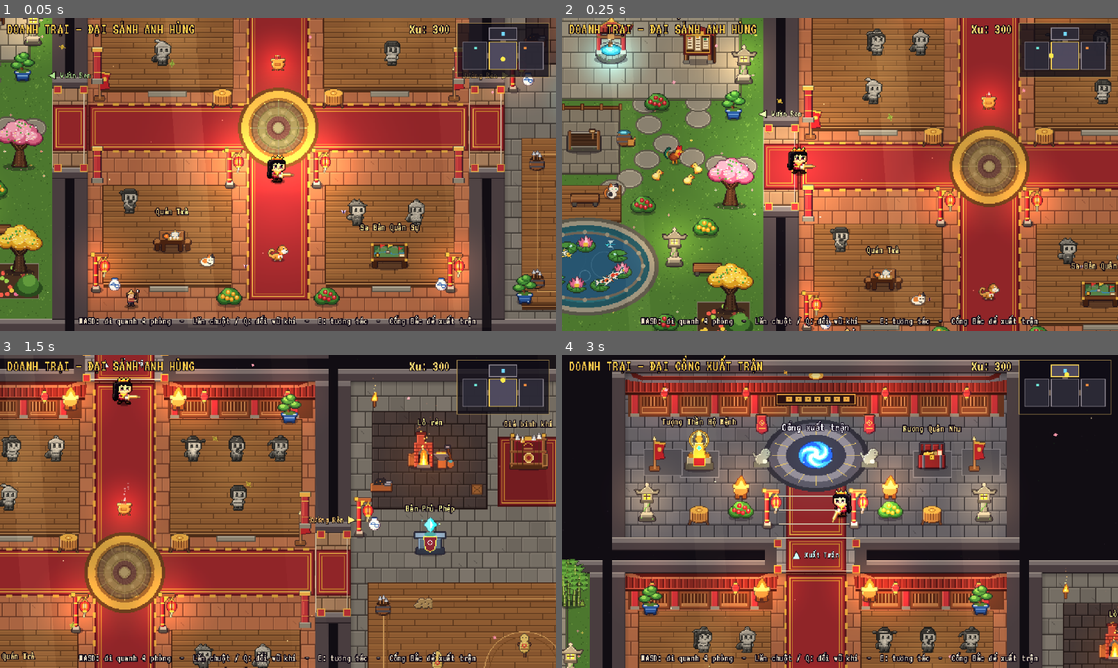
Above: before the commit, frames 1-4 (two rows, left to right).
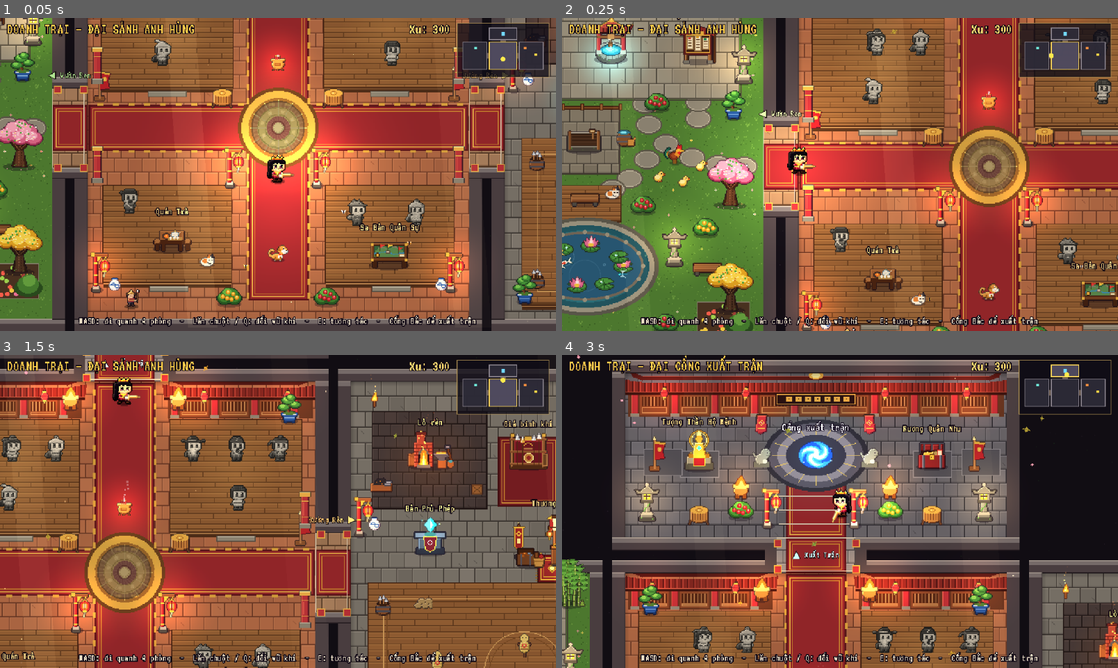
Above: after the commit, the same moments.

Repository: Anhle26-per/anh-hung-dat-viet
Game: Godot game, scene res://tests/lobby_rooms_test.tscn
Two runs of this game, one before a commit and one after it. Both use one fixed random seed, a clock stepped at 60 frames per second and the inputs below. This scene is started directly instead of the project's main scene.
Inputs (mouse positions are in pixels of both pictures, inside the frame that each line leads up to):
- Up to frame 1 (0.05 s): no input
- Up to frame 2 (0.25 s): no input
- Up to frame 3 (1.5 s): tap Enter at 0.5 s; move the mouse to (400, 495) at 0.52 s; hold D (move_right) 0.53-1.25 s; hold J (attack) 0.53-1.25 s; click (400, 495) at 0.67 s; drag from (166, 527) to (250, 574) at 1.27 s
- Up to frame 4 (3 s): move the mouse to (895, 442) at 2.02 s; hold D (move_right) 2.03-2.75 s; hold Q (swap_weapon) 2.03-2.75 s; click "Đóng" at 2.75 s

The runs differ from the first frame. In frame 1, less than 0.1% of the frame differs, in the area x 8-97%, y 5-92%; in frame 2, 1.3%, in the area x 0-97%, y 3-100%; in frame 3, 1.1%; in frame 4, 0.3%.

Commit message:
v1.2.7: thuong nhan nguyen lieu & goc gian hang trang tri phong binh khi

Diff:
--- a/scripts/data/version.gd
+++ b/scripts/data/version.gd
@@ -1,8 +1,8 @@
 extends RefCounted
 ## Thông tin phiên bản đóng gói sẵn trong tệp .pck gốc và địa chỉ GitHub Releases.
 
-const VERSION := "1.2.6"
-const BUILD := 126
+const VERSION := "1.2.7"
+const BUILD := 127
 const MIN_ENGINE := "4.7.2"
 const REPO := "Anhle26-per/anh-hung-dat-viet"
 const MANIFEST_URL := "https://github.com/Anhle26-per/anh-hung-dat-viet/releases/latest/download/version.json"
--- a/scripts/game/lobby.gd
+++ b/scripts/game/lobby.gd
@@ -46,6 +46,8 @@
 var garden_watered: bool = false
 var pet_gifts: Dictionary = {}
 var koi_fed: bool = false
+var merchant_deal: String = ""
+var merchant_bundle_bought: bool = false
 var _hero_npcs := {}
 var _animal_nodes: Dictionary = {}
 var _pet_stations: Array = []
@@ -57,6 +59,7 @@
 var _sway_t: float = 0.0
 var _well_pos := Vector2(245, 345)
 var _forge_pos := Vector2(1032, 345)
+var _mat_shop_pos := Vector2(1204, 452)
 
 
 func _ready() -> void:
@@ -68,6 +71,8 @@
 	var dark := CanvasModulate.new()
 	dark.color = Color(0.96, 0.93, 0.88)
 	add_child(dark)
+	var deal_pool: Array = preload("res://scripts/data/materials.gd").ORDER
+	merchant_deal = str(deal_pool[randi() % deal_pool.size()])
 	_build_room()
 	_decorate()
 	var secret_unlocked: bool = false
@@ -335,7 +340,31 @@
 	_prop("world/prop_coal_pile.png", Vector2(976, 372), Vector2(0, -4))
 	_decor("crate", Vector2(1086, 378))
 	_decor("pot", Vector2(968, 418))
-	_prop("world/prop_flag_stand.png", Vector2(1290, 422), Vector2(0, -10))
+	_prop("world/prop_flag_stand.png", Vector2(1300, 480), Vector2(0, -10))
+	# Góc trang trí tỉ mỉ cho Gian Hàng Thương Nhân Nguyên Liệu (phải Bàn Phù Phép)
+	var shop_carpet := _prop("world/shop_mat_carpet.png", Vector2(1204, 466))
+	shop_carpet.z_index = -1
+	_anim_prop("world/shop_banner.png", 24, 48, 4.5, Vector2(1134, 434), Color.TRANSPARENT)
+	_prop("world/shop_ore_crates.png", Vector2(1148, 462), Vector2(0, -10))
+	_anim_prop("world/shop_gem_rack.png", 32, 44, 4.0, Vector2(1264, 446), Color(0.45, 0.95, 0.88))
+	var shop_motes := CPUParticles2D.new()
+	shop_motes.position = Vector2(1264, 434)
+	shop_motes.amount = 8
+	shop_motes.lifetime = 1.6
+	shop_motes.direction = Vector2.UP
+	shop_motes.spread = 28.0
+	shop_motes.gravity = Vector2(0, -14)
+	shop_motes.initial_velocity_min = 4.0
+	shop_motes.initial_velocity_max = 10.0
+	shop_motes.scale_amount_min = 1.0
+	shop_motes.scale_amount_max = 1.8
+	var smg := Gradient.new()
+	smg.set_color(0, Color(0.55, 1.0, 0.85, 0.9))
+	smg.set_color(1, Color(0.95, 0.72, 1.0, 0.0))
+	shop_motes.color_ramp = smg
+	shop_motes.material = Art.additive()
+	shop_motes.z_index = 4
+	world.add_child(shop_motes)
 	for bp in [Vector2(978, 514), Vector2(1284, 514), Vector2(978, 650), Vector2(1284, 650)]:
 		_prop("world/prop_weapon_barrel.png", bp, Vector2(0, -6))
 	_prop("world/sandbag.png", Vector2(1024, 506))
@@ -539,6 +568,17 @@
 	el.position = Vector2(1032, 434)
 	world.add_child(el)
 
+	# Xưởng Rèn (đông): Thương Nhân Nguyên Liệu
+	var shop_spr := AnimatedSprite2D.new()
+	shop_spr.sprite_frames = Art.strip("world/lobby_mat_shop.png", 84, 68, 4.5, true)
+	shop_spr.play("play")
+	shop_spr.position = Vector2(0, -18)
+	var shop_st := _add_station("mat_merchant", "", "Thương Nhân Nguyên Liệu", "Mua bán & Đổi nguyên liệu", _mat_shop_pos, shop_spr, -58.0)
+	shop_st.radius = 36.0
+	var slt := Art.light(Color(1.0, 0.78, 0.38), 1.25, 0.85)
+	slt.position = _mat_shop_pos + Vector2(0, -18)
+	world.add_child(slt)
+
 	# Đại Cổng Xuất Trận (bắc): Tượng Thần Hộ Mệnh & Rương Quân Nhu
 	var shrine_st := _add_station("shrine", "", "Tượng Thần Hộ Mệnh", "Cầu thần phúc xuất trận", Vector2(546, 128), _sprite("world/lobby_shrine.png", Vector2(0, -18)), -48.0)
 	shrine_st.radius = 28.0
@@ -671,6 +711,8 @@
 			ui.open_garden()
 		"enchant":
 			ui.open_enchant()
+		"mat_merchant":
+			ui.open_mat_merchant()
 		"shrine":
 			ui.open_shrine()
 		"supply":
--- a/scripts/ui/lobby_ui.gd
+++ b/scripts/ui/lobby_ui.gd
@@ -49,9 +49,10 @@
 			var fill := Color(0.32, 0.3, 0.38, 0.95) if active else Color(0.18, 0.17, 0.22, 0.92)
 			draw_rect(mr, fill)
 			draw_rect(mr, Color(1.0, 0.85, 0.35) if active else Color(0.55, 0.52, 0.56), false, 1.0)
-		# Điểm mốc: Cổng Bắc (xanh dương), Lò Rèn (cam), Giếng Ước (ngọc)
+		# Điểm mốc: Cổng Bắc (xanh dương), Lò Rèn (cam), Giếng Ước (ngọc), Shop Nguyên Liệu (vàng)
 		draw_rect(Rect2(ox + 680 * sx - 2, oy + 115 * sy - 2, 4, 4), Color(0.45, 0.85, 1.0))
 		draw_rect(Rect2(ox + 1032 * sx - 1.5, oy + 345 * sy - 1.5, 3, 3), Color(1.0, 0.58, 0.25))
+		draw_rect(Rect2(ox + 1204 * sx - 1.5, oy + 452 * sy - 1.5, 3, 3), Color(1.0, 0.84, 0.28))
 		draw_rect(Rect2(ox + 245 * sx - 1.5, oy + 345 * sy - 1.5, 3, 3), Color(0.45, 0.95, 0.88))
 		# Chấm vị trí người chơi
 		var dp := Vector2(ox + ppos.x * sx, oy + ppos.y * sy)
@@ -1513,3 +1514,208 @@
 	b_feed.disabled = fed
 	box.add_child(UI.center(b_feed))
 	_end(box)
+
+
+# ------------------------------------------------------------------ Thương Nhân Nguyên Liệu
+
+const MAT_SHOP_PRICES: Dictionary = {
+	"dong": {"buy1": 10, "buy5": 42, "sell1": 5},
+	"sat": {"buy1": 12, "buy5": 50, "sell1": 6},
+	"go_lim": {"buy1": 12, "buy5": 50, "sell1": 6},
+	"hoa_duoc": {"buy1": 15, "buy5": 65, "sell1": 8},
+	"yeu_hon": {"buy1": 28, "buy5": 120, "sell1": 14},
+	"ngoc_than": {"buy1": 55, "buy5": 240, "sell1": 28},
+}
+
+
+func _mat_buy_price(mid: String, qty: int) -> int:
+	var pdict: Dictionary = MAT_SHOP_PRICES.get(mid, {})
+	var base: int = int(pdict.get("buy5" if qty >= 5 else "buy1", 10))
+	if lobby != null and str(lobby.merchant_deal) == mid:
+		return maxi(1, int(ceil(float(base) * 0.7)))
+	return base
+
+
+func open_mat_merchant(tab: String = "buy", last_msg: String = "") -> void:
+	var box := _begin("Thương Nhân Nguyên Liệu")
+	box.add_theme_constant_override("separation", 2 if tab == "trade" else 3)
+
+	var tabs := HBoxContainer.new()
+	tabs.alignment = BoxContainer.ALIGNMENT_CENTER
+	tabs.add_theme_constant_override("separation", 8)
+	box.add_child(tabs)
+	var b_buy := UI.button("Mua nguyên liệu", open_mat_merchant.bind("buy", ""), 13, 150.0)
+	b_buy.disabled = (tab == "buy")
+	var b_trade := UI.button("Bán & Gói ưu đãi", open_mat_merchant.bind("trade", ""), 13, 155.0)
+	b_trade.disabled = (tab == "trade")
+	tabs.add_child(b_buy)
+	tabs.add_child(b_trade)
+
+	# Thanh kho xu + 6 nguyên liệu
+	var inv := HBoxContainer.new()
+	inv.alignment = BoxContainer.ALIGNMENT_CENTER
+	inv.add_theme_constant_override("separation", 8)
+	box.add_child(inv)
+	inv.add_child(UI.label("Xu: %d" % Global.coins, 12, Color(1.0, 0.88, 0.45)))
+	for mid in MaterialData.ORDER:
+		var md: Dictionary = MaterialData.DATA[mid]
+		var cell := HBoxContainer.new()
+		cell.add_theme_constant_override("separation", 2)
+		cell.add_child(_mat_icon(str(mid), 11.0))
+		var cnt: int = Global.material_count(str(mid))
+		cell.add_child(UI.label(str(cnt), 12, md.color if cnt > 0 else Color(0.55, 0.55, 0.55)))
+		inv.add_child(cell)
+
+	var deal_id: String = str(lobby.merchant_deal) if lobby != null else ""
+	var banner_txt: String = last_msg
+	var banner_col := Color(0.55, 0.98, 0.72)
+	if banner_txt == "" and tab == "buy":
+		if deal_id != "" and MaterialData.DATA.has(deal_id):
+			banner_txt = "Ưu đãi ghé sảnh hôm nay: %s giảm 30%%!" % str(MaterialData.DATA[deal_id].name)
+			banner_col = Color(1.0, 0.88, 0.38)
+		else:
+			banner_txt = "Chọn nguyên liệu cần mua cho Lò rèn hoặc bán bớt đồ dư."
+			banner_col = Color(0.86, 0.9, 0.94)
+	if banner_txt != "":
+		box.add_child(UI.label(banner_txt, 11, banner_col))
+
+	if tab == "trade":
+		# Gói Thợ Rèn 1 lần/ghé sảnh
+		var bundle_bought: bool = lobby != null and bool(lobby.merchant_bundle_bought)
+		var bpanel := PanelContainer.new()
+		bpanel.add_theme_stylebox_override("panel", UI.panel_box("ui/panel_gold.png" if not bundle_bought else "ui/panel.png"))
+		box.add_child(bpanel)
+		var brow := HBoxContainer.new()
+		brow.add_theme_constant_override("separation", 8)
+		bpanel.add_child(brow)
+		var bdesc := UI.label("Gói Thợ Rèn (60 xu): +3 Đồng, +3 Sắt, +2 Gỗ lim, +1 Yêu hồn", 12, Color(1.0, 0.9, 0.45))
+		bdesc.custom_minimum_size = Vector2(315, 0)
+		bdesc.horizontal_alignment = HORIZONTAL_ALIGNMENT_LEFT
+		brow.add_child(bdesc)
+		var b_pack := UI.button("Đã mua lần này" if bundle_bought else "Mua gói (60x)", func():
+			if lobby == null or bool(lobby.merchant_bundle_bought) or Global.coins < 60:
+				return
+			Global.coins -= 60
+			lobby.merchant_bundle_bought = true
+			Global.materials["dong"] = Global.material_count("dong") + 3
+			Global.materials["sat"] = Global.material_count("sat") + 3
+			Global.materials["go_lim"] = Global.material_count("go_lim") + 2
+			Global.materials["yeu_hon"] = Global.material_count("yeu_hon") + 1
+			Global.save_game()
+			Sfx.play("chest_open")
+			lobby.on_station_fx(lobby._mat_shop_pos, "Mua Gói Thợ Rèn!", Color(1.0, 0.88, 0.35))
+			open_mat_merchant("trade", "Đã nhận Gói Thợ Rèn: +3 Đồng, +3 Sắt, +2 Gỗ lim, +1 Yêu hồn!"), 12, 128.0)
+		b_pack.disabled = bundle_bought or Global.coins < 60
+		brow.add_child(b_pack)
+
+	var list_panel := PanelContainer.new()
+	list_panel.add_theme_stylebox_override("panel", UI.panel_box("ui/panel.png"))
+	box.add_child(list_panel)
+
+	if tab == "buy":
+		var list_box := VBoxContainer.new()
+		list_box.add_theme_constant_override("separation", 2)
+		list_panel.add_child(list_box)
+		for mid_v in MaterialData.ORDER:
+			var mid: String = str(mid_v)
+			var md: Dictionary = MaterialData.DATA[mid]
+			var have: int = Global.material_count(mid)
+			var is_deal: bool = (mid == deal_id)
+			var row := HBoxContainer.new()
+			row.add_theme_constant_override("separation", 6)
+			list_box.add_child(row)
+
+			var icon_wrap := HBoxContainer.new()
+			icon_wrap.custom_minimum_size = Vector2(180, 0)
+			icon_wrap.add_theme_constant_override("separation", 5)
+			icon_wrap.add_child(_mat_icon(mid, 12.0))
+			var nm_txt: String = str(md.name) + (" (-30% ★)" if is_deal else "")
+			var nm := UI.label(nm_txt, 12, Color(1.0, 0.9, 0.4) if is_deal else md.color)
+			nm.horizontal_alignment = HORIZONTAL_ALIGNMENT_LEFT
+			icon_wrap.add_child(nm)
+			row.add_child(icon_wrap)
+
+			var own_l := UI.label("Có: %d" % have, 11, Color(0.84, 0.88, 0.9))
+			own_l.custom_minimum_size = Vector2(56, 0)
+			own_l.horizontal_alignment = HORIZONTAL_ALIGNMENT_LEFT
+			row.add_child(own_l)
+
+			var p1: int = _mat_buy_price(mid, 1)
+			var p5: int = _mat_buy_price(mid, 5)
+			var b1 := UI.button("Mua x1 (%dx)" % p1, func():
+				if Global.coins < p1:
+					return
+				Global.coins -= p1
+				Global.materials[mid] = Global.material_count(mid) + 1
+				Global.save_game()
+				Sfx.play("buy")
+				if lobby != null and lobby.has_method("on_station_fx"):
+					lobby.on_station_fx(lobby._mat_shop_pos, "+1 %s" % str(md.name), md.color)
+				open_mat_merchant("buy", "Đã mua +1 %s (%d xu)!" % [str(md.name), p1]), 11, 100.0)
+			b1.disabled = Global.coins < p1
+			row.add_child(b1)
+
+			var b5 := UI.button("Mua x5 (%dx)" % p5, func():
+				if Global.coins < p5:
+					return
+				Global.coins -= p5
+				Global.materials[mid] = Global.material_count(mid) + 5
+				Global.save_game()
+				Sfx.play("buy")
+				if lobby != null and lobby.has_method("on_station_fx"):
+					lobby.on_station_fx(lobby._mat_shop_pos, "+5 %s" % str(md.name), md.color)
+				open_mat_merchant("buy", "Đã mua +5 %s (%d xu)!" % [str(md.name), p5]), 11, 108.0)
+			b5.disabled = Global.coins < p5
+			row.add_child(b5)
+	else:
+		var grid := GridContainer.new()
+		grid.columns = 2
+		grid.add_theme_constant_override("h_separation", 10)
+		grid.add_theme_constant_override("v_separation", 4)
+		list_panel.add_child(grid)
+		for mid_v in MaterialData.ORDER:
+			var mid: String = str(mid_v)
+			var md: Dictionary = MaterialData.DATA[mid]
+			var have: int = Global.material_count(mid)
+			var s1: int = int(MAT_SHOP_PRICES[mid].sell1)
+			var s5: int = s1 * 5
+			var cell := HBoxContainer.new()
+			cell.add_theme_constant_override("separation", 4)
+			grid.add_child(cell)
+
+			var icon_wrap := HBoxContainer.new()
+			icon_wrap.custom_minimum_size = Vector2(96, 0)
+			icon_wrap.add_theme_constant_override("separation", 4)
+			icon_wrap.add_child(_mat_icon(mid, 11.0))
+			var nm := UI.label("%s (%d)" % [str(md.name), have], 11, md.color)
+			nm.horizontal_alignment = HORIZONTAL_ALIGNMENT_LEFT
+			icon_wrap.add_child(nm)
+			cell.add_child(icon_wrap)
+
+			var bs1 := UI.button("Bán 1 (+%dx)" % s1, func():
+				if Global.material_count(mid) < 1:
+					return
+				Global.materials[mid] = Global.material_count(mid) - 1
+				if int(Global.materials[mid]) <= 0:
+					Global.materials.erase(mid)
+				Global.coins += s1
+				Global.save_game()
+				Sfx.play("coin")
+				open_mat_merchant("trade", "Đã bán 1 %s (+%d xu)!" % [str(md.name), s1]), 10, 74.0)
+			bs1.disabled = have < 1
+			cell.add_child(bs1)
+
+			var bs5 := UI.button("Bán 5 (+%dx)" % s5, func():
+				if Global.material_count(mid) < 5:
+					return
+				Global.materials[mid] = Global.material_count(mid) - 5
+				if int(Global.materials[mid]) <= 0:
+					Global.materials.erase(mid)
+				Global.coins += s5
+				Global.save_game()
+				Sfx.play("coin")
+				open_mat_merchant("trade", "Đã bán 5 %s (+%d xu)!" % [str(md.name), s5]), 10, 82.0)
+			bs5.disabled = have < 5
+			cell.add_child(bs5)
+
+	box.add_child(UI.center(UI.button("Đóng", close, 14, 120.0)))
--- a/tests/lobby_rooms_test.gd
+++ b/tests/lobby_rooms_test.gd
@@ -117,8 +117,24 @@
 		_check(lobby.ui.is_open(), "trạm '%s' không mở bảng UI" % str(s.kind))
 		lobby.ui.close()
 		await _frames(1)
-	for req in ["stele", "well", "challenge", "forge", "rack", "codex", "hero", "tea", "war_table", "garden", "enchant", "shrine", "supply", "pet", "pond"]:
+	for req in ["stele", "well", "challenge", "forge", "rack", "codex", "hero", "tea", "war_table", "garden", "enchant", "mat_merchant", "shrine", "supply", "pet", "pond"]:
 		_check(kinds_seen.has(req), "thiếu trạm '%s' trong sảnh" % req)
+
+	print("== (c3) Kiểm tra Thương Nhân Nguyên Liệu (mua & bán)")
+	lobby.ui.open_mat_merchant("buy")
+	await _frames(2)
+	_check(lobby.ui.is_open(), "open_mat_merchant('buy') không mở")
+	lobby.ui.open_mat_merchant("trade")
+	await _frames(1)
+	_check(lobby.ui.is_open(), "open_mat_merchant('trade') không mở")
+	lobby.ui.close()
+	var c_before_buy: int = Global.coins
+	var p_dong: int = lobby.ui._mat_buy_price("dong", 1)
+	Global.coins -= p_dong
+	Global.materials["dong"] = Global.material_count("dong") + 1
+	_check(Global.material_count("dong") == 1 and Global.coins == c_before_buy - p_dong, "giao dịch mua Đồng bị sai")
+	Global.materials.erase("dong")
+	Global.coins = c_before_buy
 
 	print("== (c2) Kiểm tra Linh Thú, Hồ Cá Koi & Trưng bày chiêu/vũ khí theo bậc")
 	lobby.ui.open_pet("dog")
Binary file added: assets/sprites/world/lobby_mat_shop.png
Not shown, added: assets/sprites/world/lobby_mat_shop.png.import
Binary file added: assets/sprites/world/shop_banner.png
Not shown, added: assets/sprites/world/shop_banner.png.import
Binary file added: assets/sprites/world/shop_gem_rack.png
Not shown, added: assets/sprites/world/shop_gem_rack.png.import
Binary file added: assets/sprites/world/shop_mat_carpet.png
Not shown, added: assets/sprites/world/shop_mat_carpet.png.import
Binary file added: assets/sprites/world/shop_ore_crates.png
Not shown, added: assets/sprites/world/shop_ore_crates.png.import
Not shown, added: scripts/entities/pet.gd.uid
